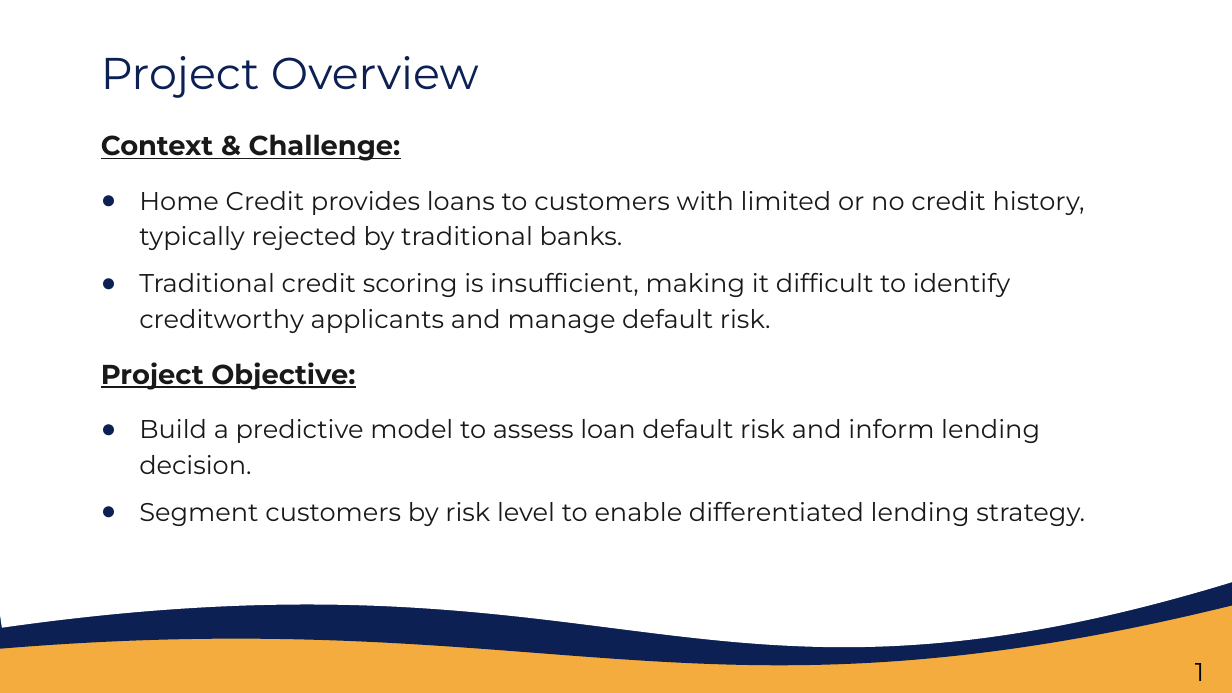
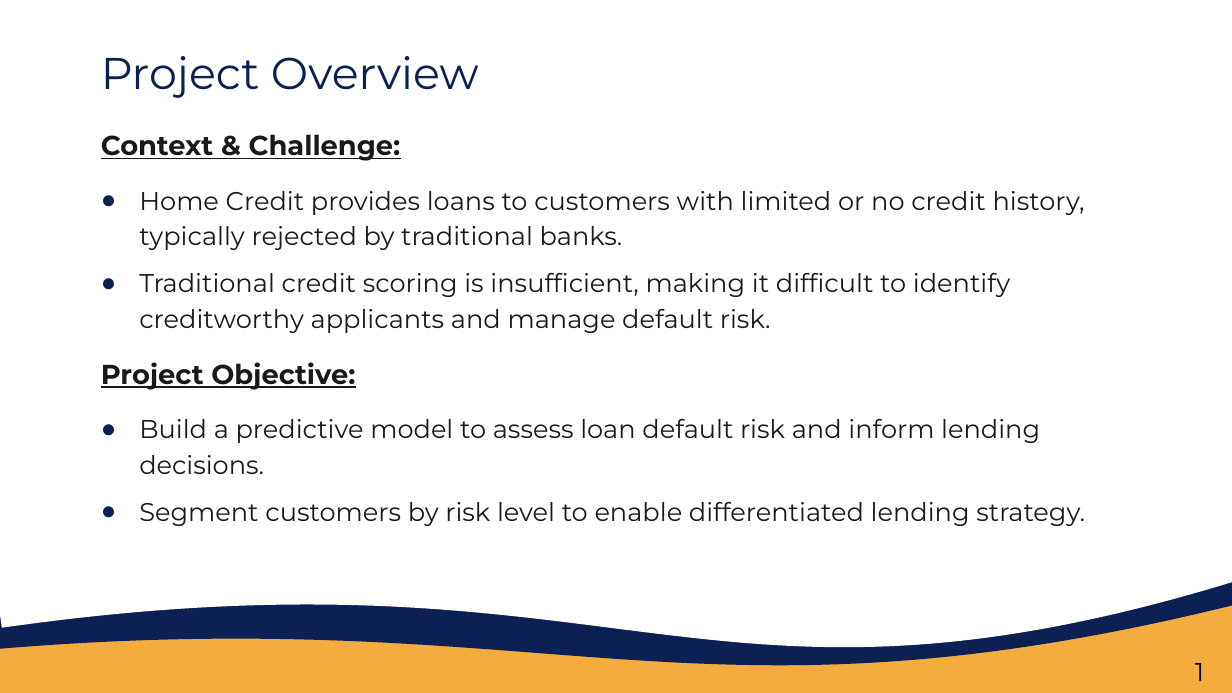
Before and after one commit to Croci-Yuri/Default_Risk_Assessment, a slide deck: slide 2 of 04_reporting_PowerBi/Report_Slides.pptx. Drawn at 1232x693 pixels with LibreOffice and Linux fonts; fonts in the diff are those of the drawing. Boxes give left, top, right and bottom in pixels: in the first picture for what was removed or moved away, otherwise in the second. Text is boxed around its words. In the diff, an @@ line names an element or a change of style, - is before the commit and + after.

Commit message:
typo slides

```diff
--- a/04_reporting_PowerBi/Report_Slides.pptx
+++ b/04_reporting_PowerBi/Report_Slides.pptx
@@ text at box(139, 419, 1040, 474): text changed @@
-● Build a predictive model to assess loan default risk and inform lending decision.
+● Build a predictive model to assess loan default risk and inform lending decisions.
```
Also in this commit, not shown: 3 other slides changed, 1 other file.
